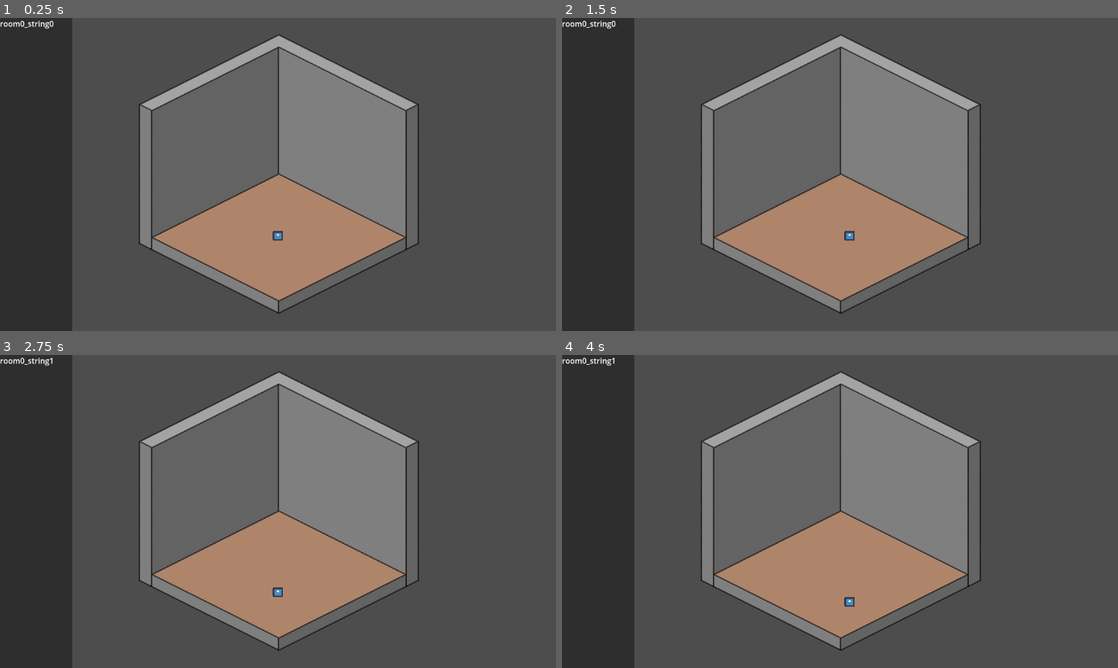
Above: before the commit, frames 1-4 (two rows, left to right).
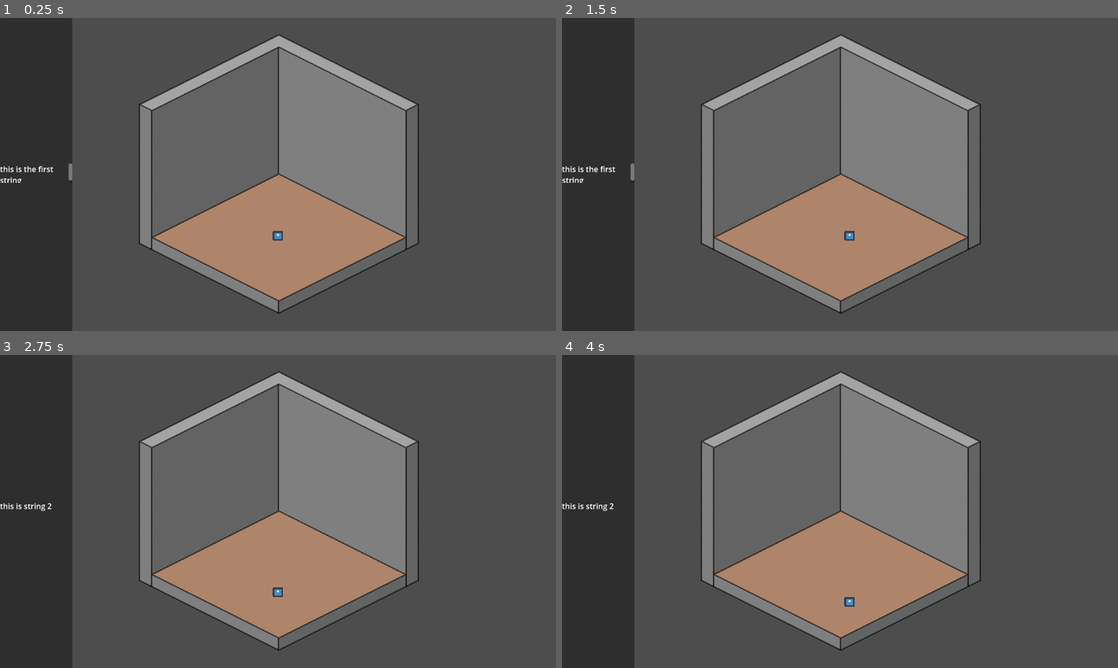
Above: after the commit, the same moments.

Repository: afourneaux/codename-matt-2026
Game: Godot game, scene res://scenes/game-root.tscn
The game is run twice, just before and just after one commit, with the same random seed, the same clock (stepped at 60 frames per second) and the same inputs. The engine's default icon, where the game draws it, is replaced by a stand-in: a white triangle on a blue panel in a dark square.
Inputs:
- Up to frame 1 (0.25 s): no input
- Up to frame 2 (1.5 s): tap Enter at 0.5 s; tap A (a) at 0.6 s; tap D (d) at 0.8, 1.35 s; tap Space at 1.25 s
- Up to frame 3 (2.75 s): tap S (s) at 1.55, 2.1 s; tap Enter at 2 s; tap A (a) at 2.3 s
- Up to frame 4 (4 s): tap Space at 2.75 s; tap A (a) at 2.85 s; tap D (d) at 3.05, 3.6 s; tap Enter at 3.5 s; tap S (s) at 3.8 s

The runs differ from the first frame. In frame 1, 0.3% of the frame differs, in the area x 0-13%, y 0-53%; in frame 2, 0.3%; in frame 3, 0.2%; in frame 4, 0.2%.

Commit message:
fixed localization issue

Diff:
--- a/assets/strings/gamejam_2026_dialogue - Sheet1.csv
+++ b/assets/strings/gamejam_2026_dialogue - Sheet1.csv
@@ -1,2 +1,4 @@
 key,en,fr
 debug_string,we have text,nous avons du text
+room0_string0,this is the first string,
+room0_string1,this is string 2,
--- a/project.godot
+++ b/project.godot
@@ -47,6 +47,10 @@
 "events": []
 }
 
+[internationalization]
+
+locale/translations=PackedStringArray("res://assets/strings/gamejam_2026_dialogue - Sheet1.fr.translation", "res://assets/strings/gamejam_2026_dialogue - Sheet1.en.translation")
+
 [physics]
 
 3d/physics_engine="Jolt Physics"
--- a/scenes/game-root.tscn
+++ b/scenes/game-root.tscn
@@ -58,8 +58,10 @@
 grow_vertical = 2
 
 [node name="RichTextLabel" type="RichTextLabel" parent="UI/DialogueBox" unique_id=1158113397]
-anchors_preset = 9
-anchor_bottom = 1.0
+anchors_preset = 4
+anchor_top = 0.5
+anchor_bottom = 0.5
+offset_top = -23.0
 offset_right = 150.0
-offset_bottom = 2.0
+offset_bottom = 17.0
 grow_vertical = 2
Binary file changed: assets/strings/gamejam_2026_dialogue - Sheet1.en.translation
